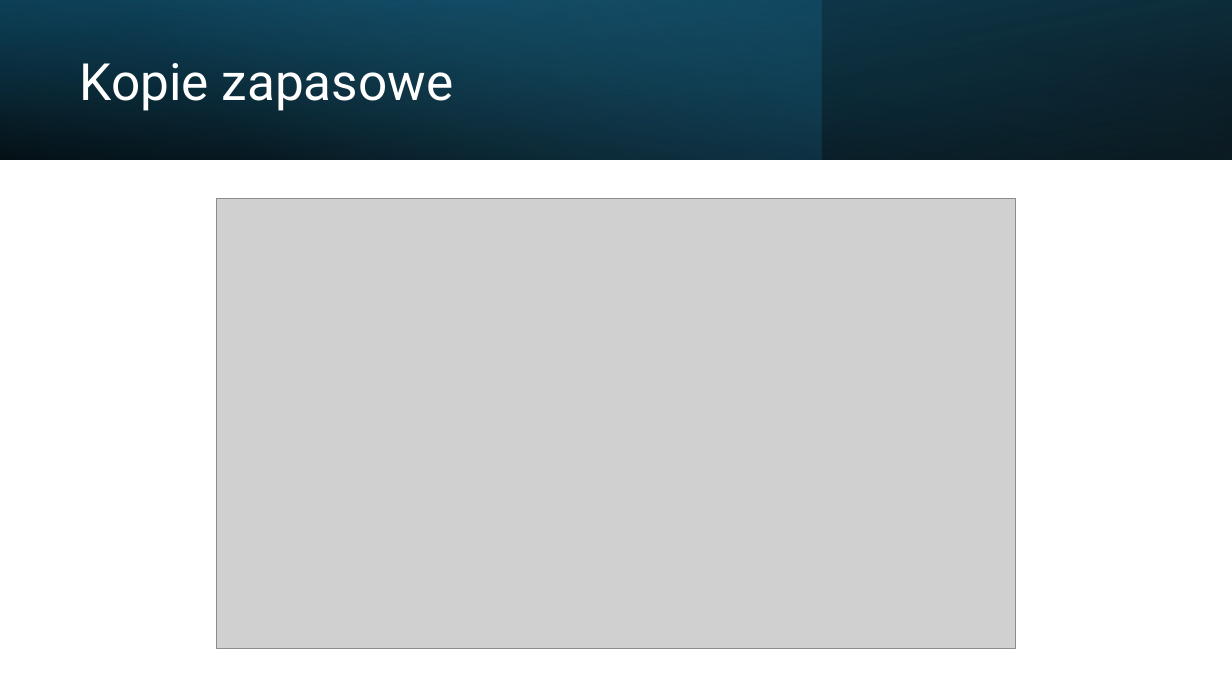
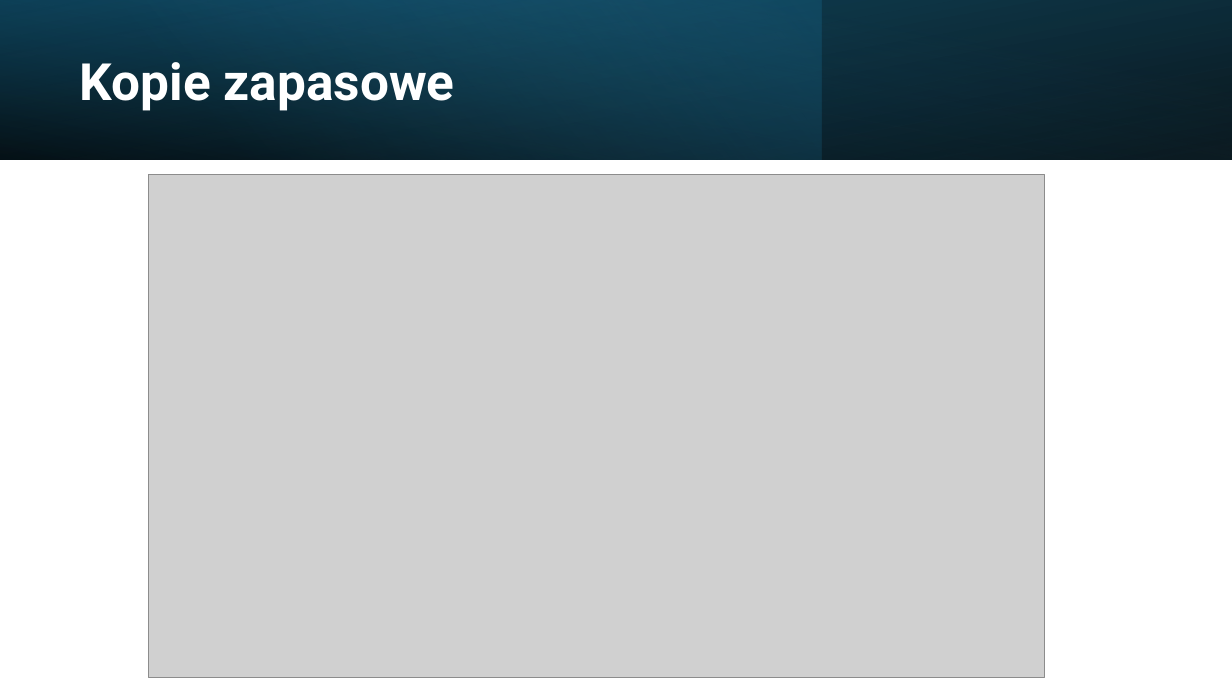
Before and after one commit to oliwiaglodek/MuzeumWPF, a slide deck: slide 18 of Prezentacja na obronę.pptx. Drawn at 1232x693 pixels with LibreOffice and Linux fonts; fonts in the diff are those of the drawing; grey boxes stand for pictures. Boxes give left, top, right and bottom in pixels: in the first picture for what was removed or moved away, otherwise in the second. Text is boxed around its words. In the diff, an @@ line names an element or a change of style, - is before the commit and + after.

```diff
--- a/Prezentacja na obronę.pptx
+++ b/Prezentacja na obronę.pptx
@@ title "Kopie zapasowe" at (80,62,455,111): bold on @@
@@ picture: place and size @@
-picture at (216,199,1017,649)
+picture at (149,174,1044,677)
```
Also in this commit, not shown: 20 other slides changed, 1 other file.
